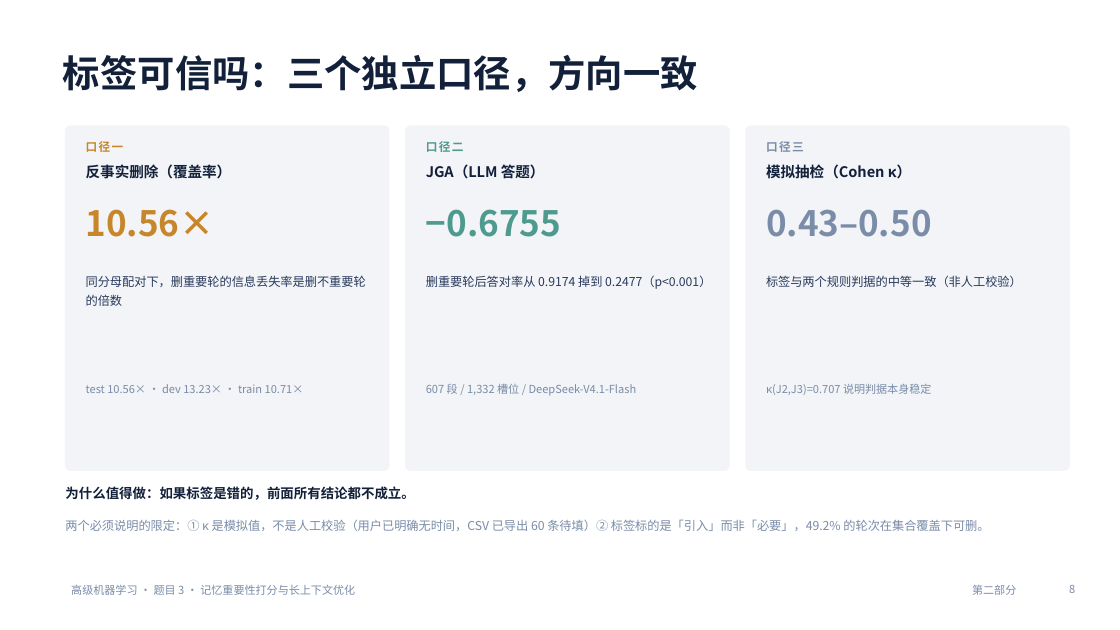
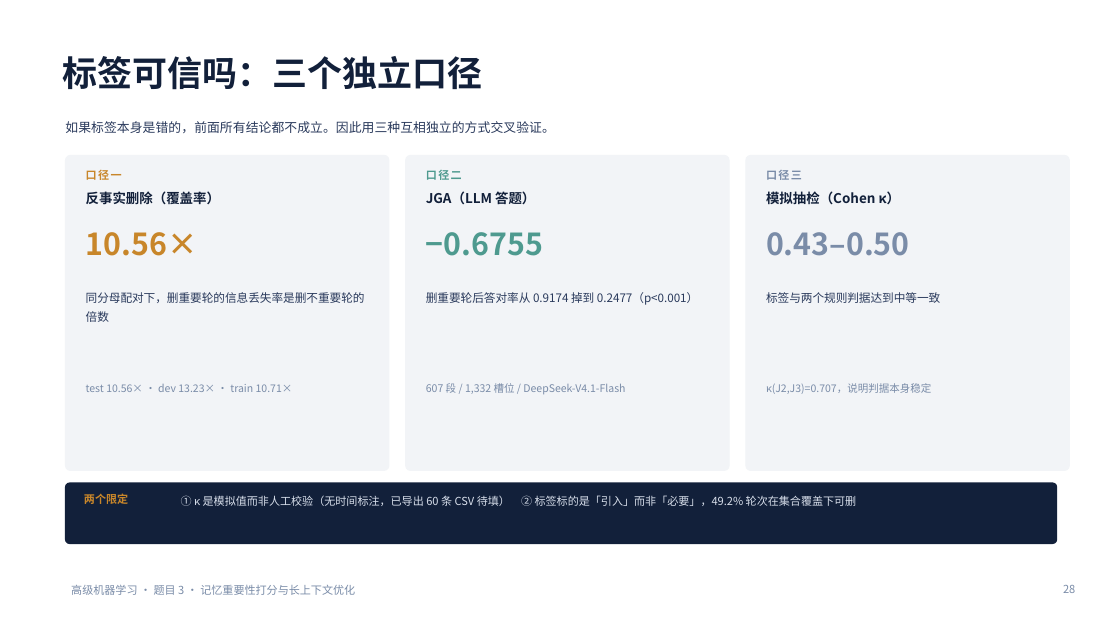
Before and after one commit to MinamiFi/machine_learning_homework, a slide deck: slide 28 of exp/slides/题目三_记忆打分_汇报.pptx (slide 8 before the commit). Drawn at 1120x630 pixels with LibreOffice and Linux fonts; fonts in the diff are those of the drawing. Boxes give left, top, right and bottom in pixels: in the first picture for what was removed or moved away, otherwise in the second. Text is boxed around its words. In the diff, an @@ line names an element or a change of style, - is before the commit and + after.

```diff
--- a/exp/slides/题目三_记忆打分_汇报.pptx
+++ b/exp/slides/题目三_记忆打分_汇报.pptx
@@ title at (63,56,483,90): text changed; size 32 to 30 pt @@
-标签可信吗：三个独立口径，方向一致
+标签可信吗：三个独立口径
@@ text at (65,121,554,133): text changed; size 11.5 to 11 pt; text colour #12203A to #2A3A5C; bold off @@
-为什么值得做：如果标签是错的，前面所有结论都不成立。
+如果标签本身是错的，前面所有结论都不成立。因此用三种互相独立的方式交叉验证。
@@ rounded rectangle: place and size @@
-rounded rectangle at (66,126,389,471)
+rounded rectangle at (66,155,389,471)
@@ rounded rectangle: place and size @@
-rounded rectangle at (406,126,729,471)
+rounded rectangle at (406,155,729,471)
@@ rounded rectangle: place and size @@
-rounded rectangle at (746,126,1070,471)
+rounded rectangle at (746,155,1070,471)
@@ 3 texts: place and size @@
-3 texts at (86,141,804,152)
+3 texts at (86,170,802,180)
@@ size 10 to 9.5 pt in 3 elements at (86,170,122,180), (426,170,462,180), (766,170,802,180) @@
@@ 3 texts: place and size @@
-3 texts at (86,164,911,179)
+3 texts at (86,191,901,205)
@@ size 12.5 to 11.5 pt in 3 elements at (86,191,220,205), (426,191,535,205), (766,191,901,205) @@
@@ text "10.56×": place and size @@
-text "10.56×" at (86,209,215,237)
+text "10.56×" at (86,232,198,256)
@@ text "−0.6755": place and size @@
-text "−0.6755" at (426,209,561,237)
+text "−0.6755" at (426,232,543,256)
@@ size 30 to 26 pt in 3 elements at (86,232,198,256), (426,232,543,256), (766,232,910,256) @@
@@ text "0.43–0.50": place and size @@
-text "0.43–0.50" at (766,209,932,237)
+text "0.43–0.50" at (766,232,910,256)
@@ text "同分母配对下，删重要轮的信息丢失率是删不重要轮的倍数": place and size @@
-text "同分母配对下，删重要轮的信息丢失率是删不重要轮的倍数" at (86,275,366,306)
+text "同分母配对下，删重要轮的信息丢失率是删不重要轮的倍数" at (86,292,365,322)
@@ text "同分母配对下，删重要轮的信息丢失率是删不重要轮的倍数" at (86,292,365,322): size 10.5 to 10 pt @@
@@ text "删重要轮后答对率从 0.9174 掉到 0.2477（p<0.001）": place and size @@
-text "删重要轮后答对率从 0.9174 掉到 0.2477（p<0.001）" at (426,275,711,289)
+text "删重要轮后答对率从 0.9174 掉到 0.2477（p<0.001）" at (426,292,698,305)
@@ text "删重要轮后答对率从 0.9174 掉到 0.2477（p<0.001）" at (426,292,698,305): size 10.5 to 10 pt @@
@@ text at (766,292,940,303): text changed; size 10.5 to 10 pt @@
-标签与两个规则判据的中等一致（非人工校验）
+标签与两个规则判据达到中等一致
@@ text "test 10.56× · dev 13.23× ..." at (86,384,293,392): size 9.5 to 9 pt @@
@@ text "607 段 / 1,332 槽位 ..." at (426,383,625,394): size 9.5 to 9 pt @@
@@ text at (766,383,931,394): text changed; size 9.5 to 9 pt @@
-κ(J2,J3)=0.707 说明判据本身稳定
+κ(J2,J3)=0.707，说明判据本身稳定
@@ rounded rectangle added at (66,483,1057,544), fill #12203A, outline #12203A 1 pt @@
@@ text added at (84,493,128,504), 9.5 pt, text #C8862A, bold @@
+两个限定
@@ text at (181,495,857,506): text changed; size 10.5 to 9.5 pt; text colour #7A8CA8 to #D7DEEA @@
-两个必须说明的限定：① κ 是模拟值，不是人工校验（用户已明确无时间，CSV 已导出 60 条待填）② 标签标的是「引入」而非「必要」，49.2% 的轮次在集合覆盖下可删。
+① κ 是模拟值而非人工校验（无时间标注，已导出 60 条 CSV 待填） ② 标签标的是「引入」而非「必要」，49.2% 轮次在集合覆盖下可删
@@ text removed at (972,585,1016,595) @@
-第二部分
@@ page number at (1063,585,1075,593): text changed @@
-8
+28
```
Also in this commit, not shown: 13 other slides changed, 21 slides added, 2 slides removed, 7 other files.
